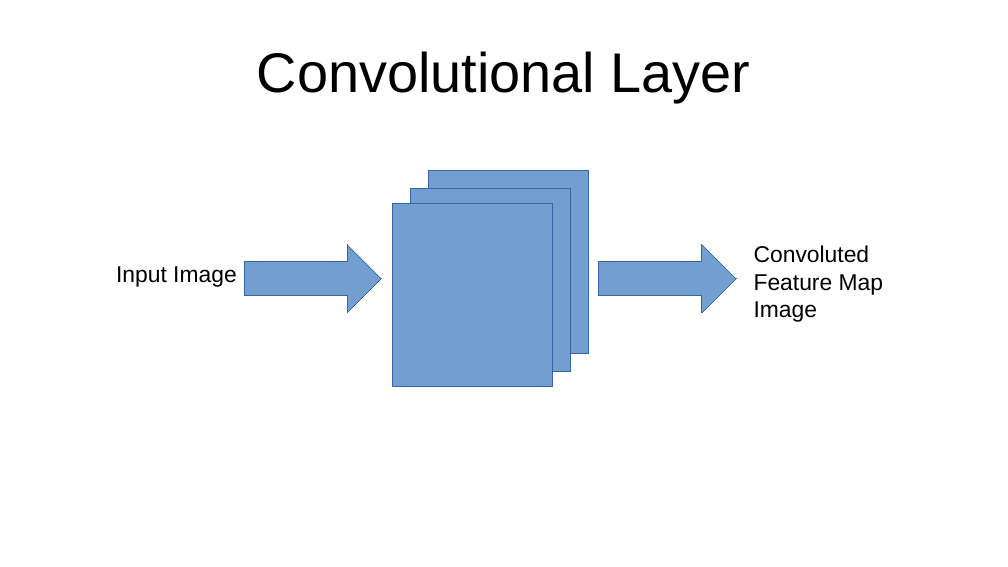
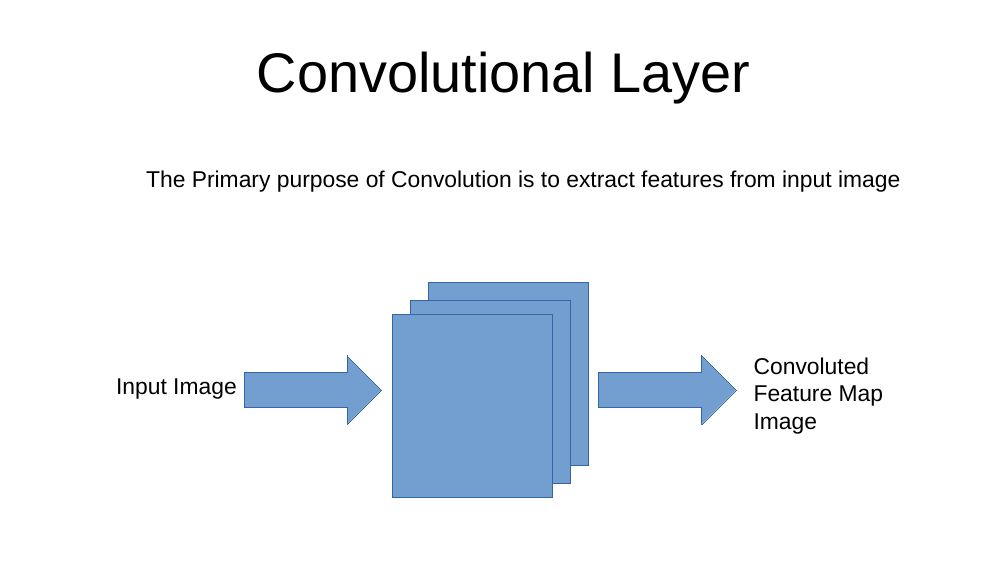
Before and after one commit to MoatasemGamal/ConvNN, a slide deck: slide 5 of CNN.odp. Drawn at 1008x567 pixels with LibreOffice and Linux fonts; fonts in the diff are those of the drawing. Boxes give left, top, right and bottom in pixels: in the first picture for what was removed or moved away, otherwise in the second. Text is boxed around its words. In the diff, an @@ line names an element or a change of style, - is before the commit and + after.

Commit message:
add purpose of Convolution to Convolutional slide

```diff
--- a/CNN.odp
+++ b/CNN.odp
@@ text added at (146,170,900,192), 18 pt, text #000000 @@
+The Primary purpose of Convolution is to extract features from input image
@@ rectangle: place and size @@
-rectangle at (411,188,571,371)
+rectangle at (411,301,571,484)
@@ 2 texts, 2 rectangles, 2 right arrows: place and size @@
-2 texts, 2 rectangles, 2 right arrows at (116,171,883,386)
+2 texts, 2 rectangles, 2 right arrows at (116,283,883,498)
```
